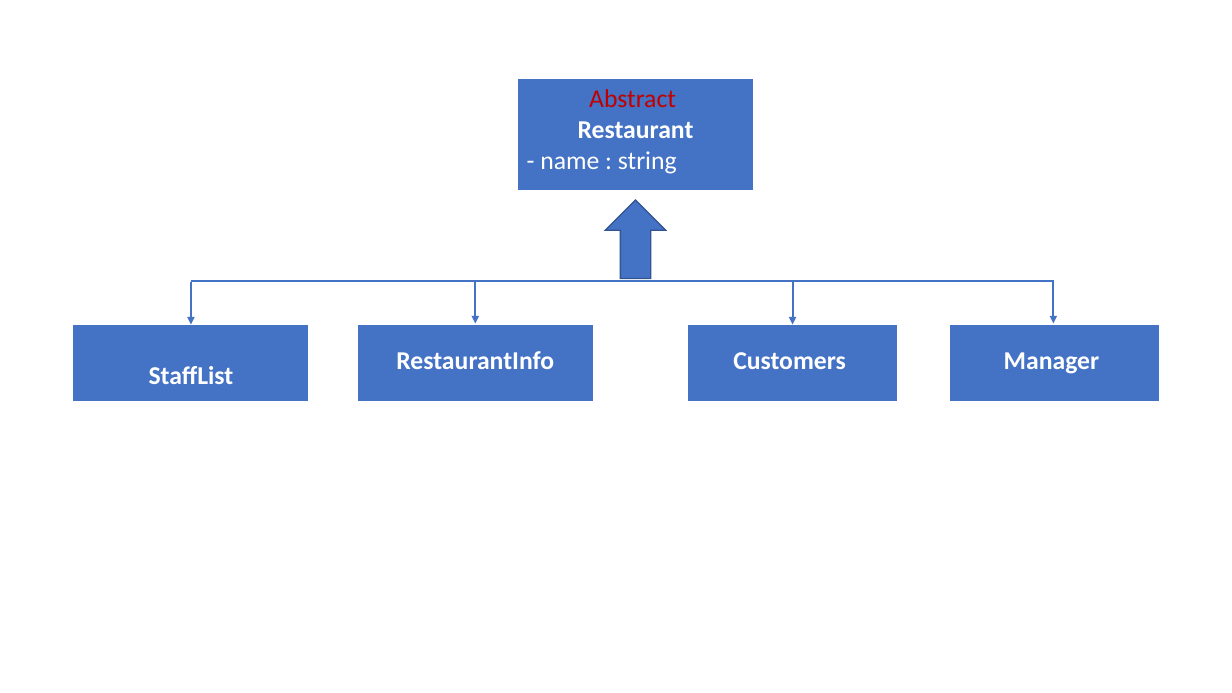
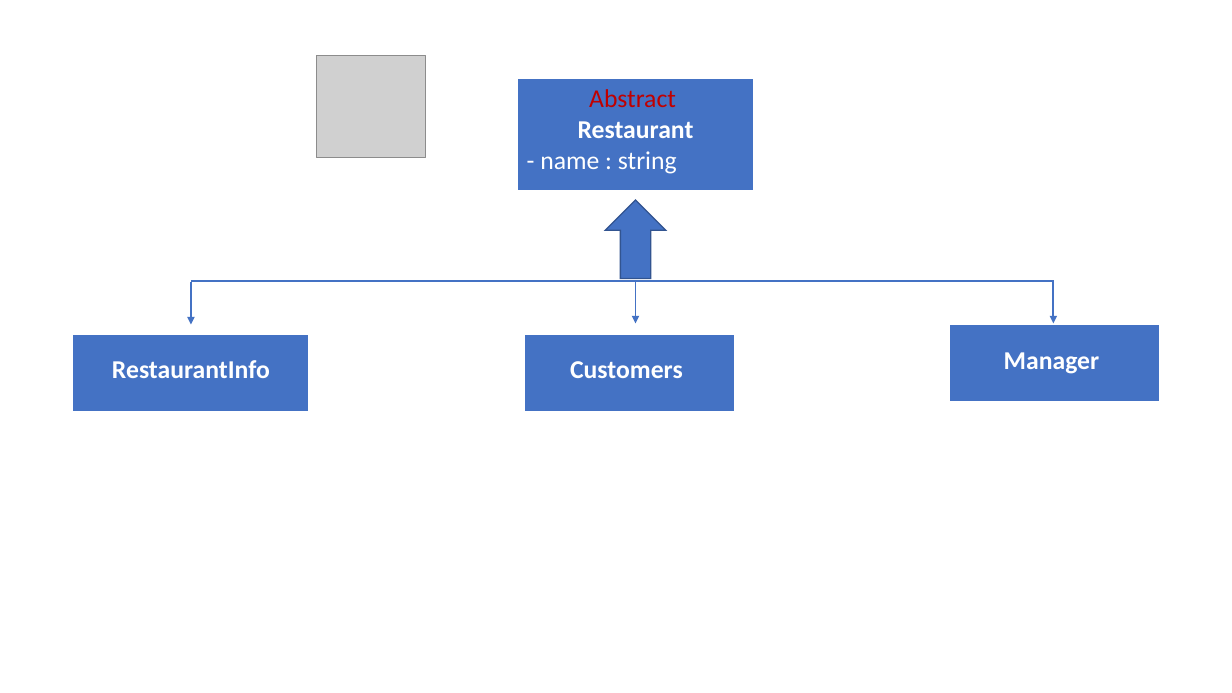
Before and after one commit to sophyseuy/OOP-PROJECT, a slide deck: slide 1 of Presentation1.pptx. Drawn at 1232x693 pixels with LibreOffice and Linux fonts; fonts in the diff are those of the drawing; grey boxes stand for pictures; background and template pictures are left out. Boxes give left, top, right and bottom in pixels: in the first picture for what was removed or moved away, otherwise in the second. Text is boxed around its words. In the diff, an @@ line names an element or a change of style, - is before the commit and + after.

```diff
--- a/Presentation1.pptx
+++ b/Presentation1.pptx
@@ picture added at (316, 55, 426, 158) @@
@@ arrow removed from (475, 281) to (475, 323) @@
@@ arrow moved from (793, 283) - (793, 324) to (636, 281) - (636, 323) @@
@@ table removed at (73, 324, 310, 403), 1 rows, 1 columns @@
-StaffList
@@ table: place and size @@
-table at (358, 324, 594, 403)
+table at (73, 335, 310, 413)
@@ table: place and size @@
-table at (688, 324, 897, 403)
+table at (525, 335, 735, 413)
```
Also in this commit, not shown: 4 other slides changed, 9 other files.
